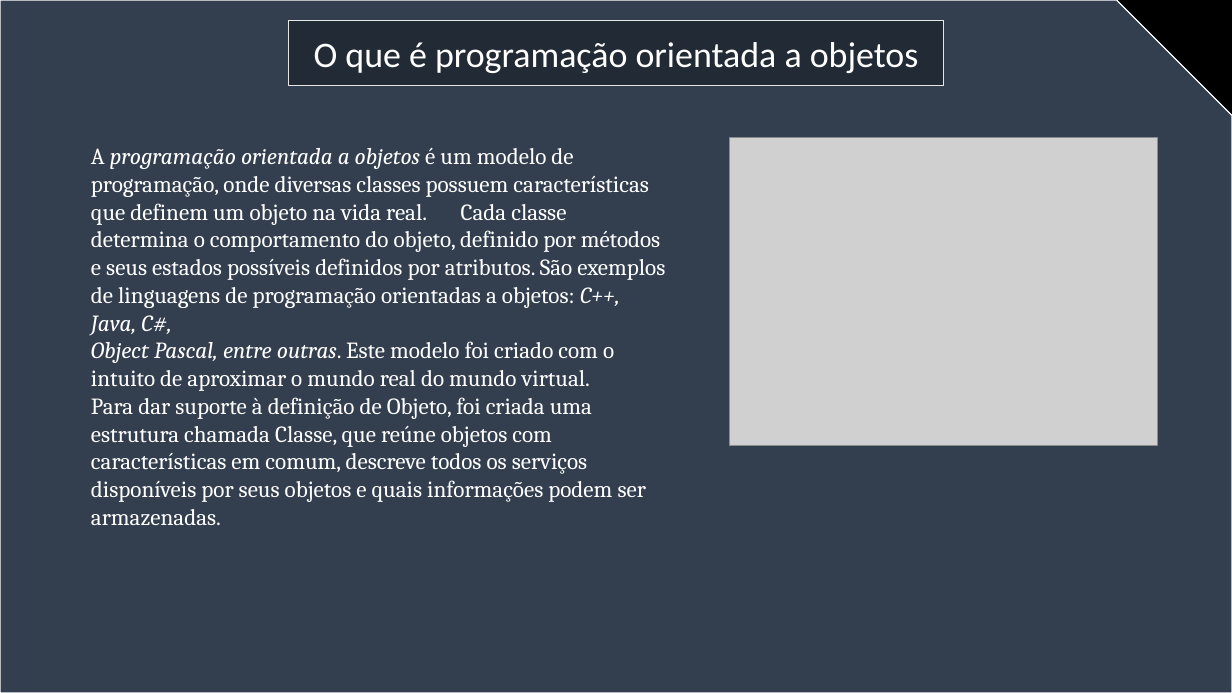
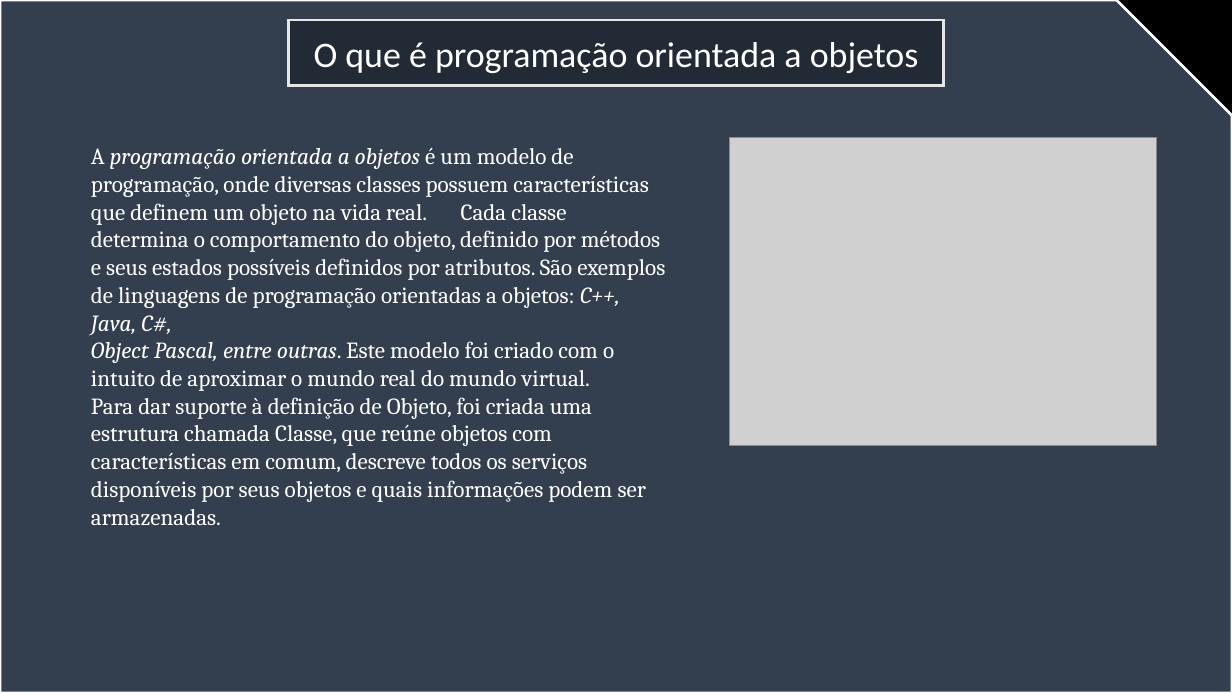
Before and after one commit to jorgevendramini/Aula_OOP, a slide deck: slide 3 of slide aula invertida atualizado(1).pptx (slide 2 before the commit). Drawn at 1232x693 pixels with LibreOffice and Linux fonts; fonts in the diff are those of the drawing; grey boxes stand for pictures. Boxes give left, top, right and bottom in pixels: in the first picture for what was removed or moved away, otherwise in the second. Text is boxed around its words. In the diff, an @@ line names an element or a change of style, - is before the commit and + after.

```diff
--- a/slide aula invertida atualizado(1).pptx
+++ b/slide aula invertida atualizado(1).pptx
@@ snip rect at <box>0,0,1232,693</box>: outline #FFFFFF 1 pt to #FFFFFF 2 pt; proportions changed @@
```
Also in this commit, not shown: 12 other slides changed, 12 slides added.
